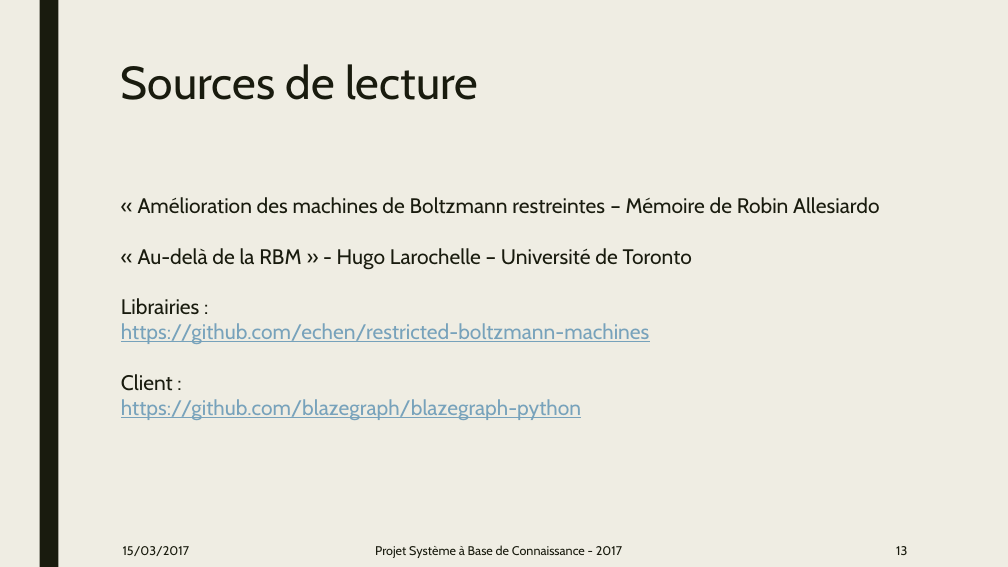
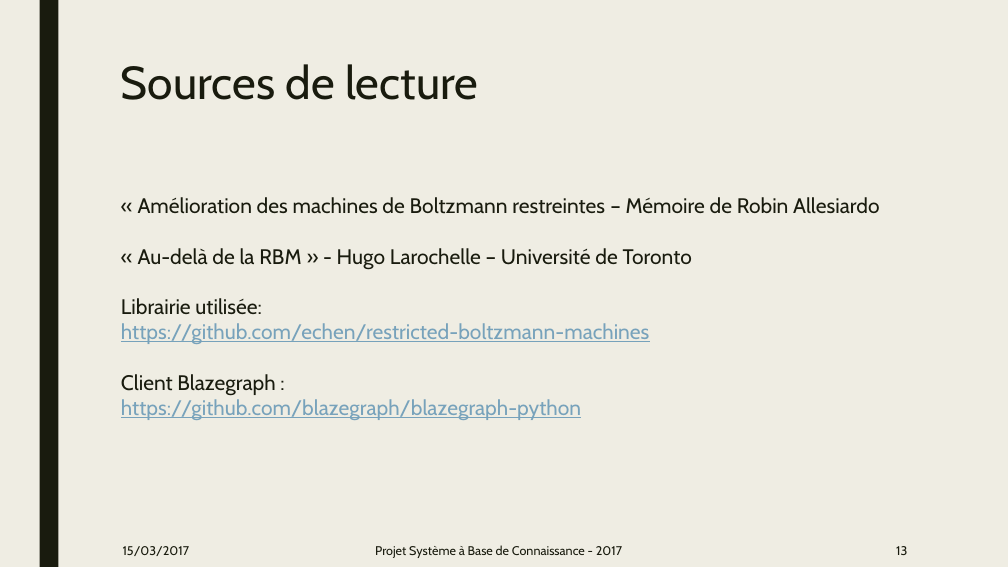
Before and after one commit to GuillaumeHaben/sbc-rbm, a slide deck: slide 12 of Projet_SBC.pptx. Drawn at 1008x567 pixels with LibreOffice and Linux fonts; fonts in the diff are those of the drawing. Boxes give left, top, right and bottom in pixels: in the first picture for what was removed or moved away, otherwise in the second. Text is boxed around its words. In the diff, an @@ line names an element or a change of style, - is before the commit and + after.

```diff
--- a/Projet_SBC.pptx
+++ b/Projet_SBC.pptx
@@ text at (121, 298, 261, 315): text changed @@
-Librairies :
+Librairie utilisée:
@@ text at (121, 374, 275, 396): text changed @@
-Client :
+Client Blazegraph :
```
Also in this commit, not shown: 4 other slides changed.
